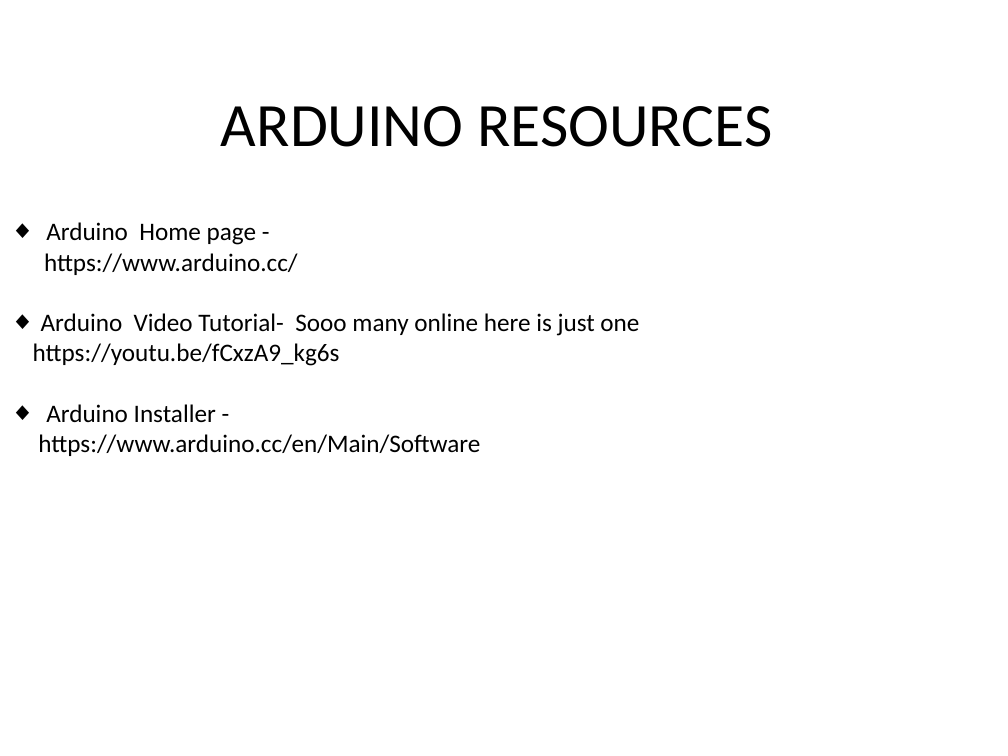
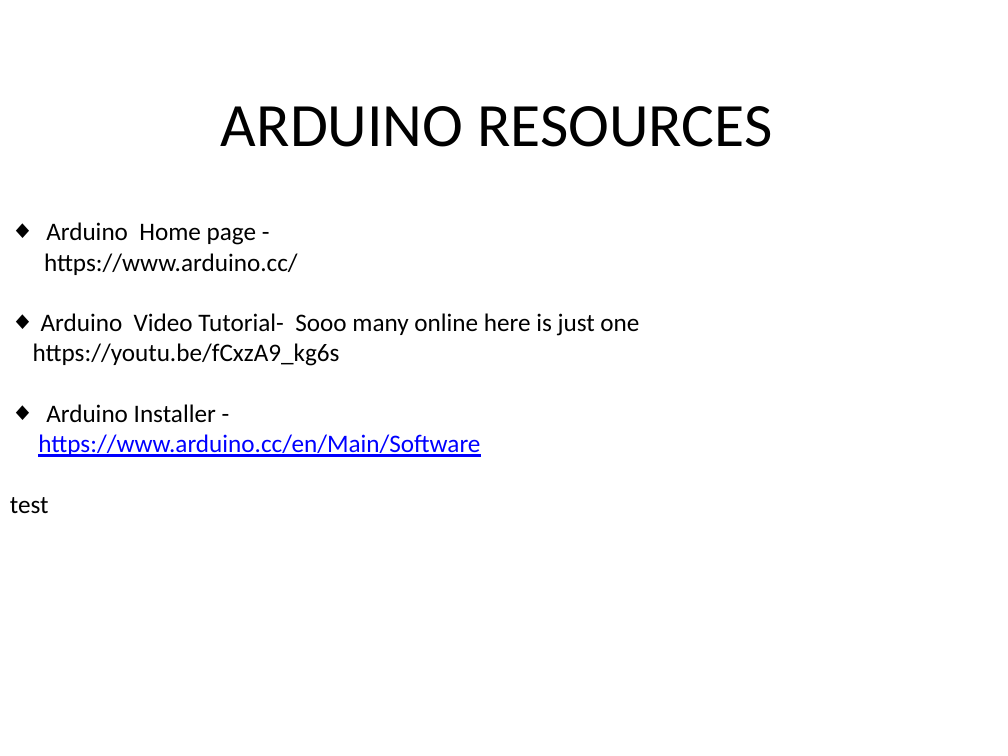
Before and after one commit to cloudbase1/FRCProrammingElective, a slide deck: slide 5 of Resources.pptx. Drawn at 1008x756 pixels with LibreOffice and Linux fonts; fonts in the diff are those of the drawing. Boxes give left, top, right and bottom in pixels: in the first picture for what was removed or moved away, otherwise in the second. Text is boxed around its words. In the diff, an @@ line names an element or a change of style, - is before the commit and + after.

Commit message:
small slide updates

```diff
--- a/Resources.pptx
+++ b/Resources.pptx
@@ text at (38,434,480,457): text colour #000000 to #0000FF, underline on in "https://www.arduino.cc/en/Main/Software" @@
@@ text at (10,497,49,514): paragraph added @@
+test
```
